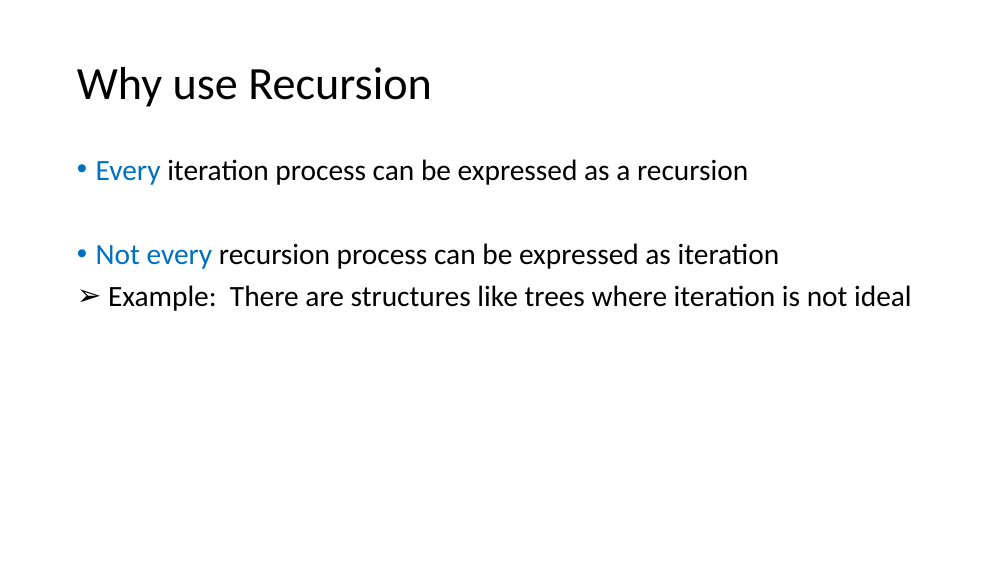
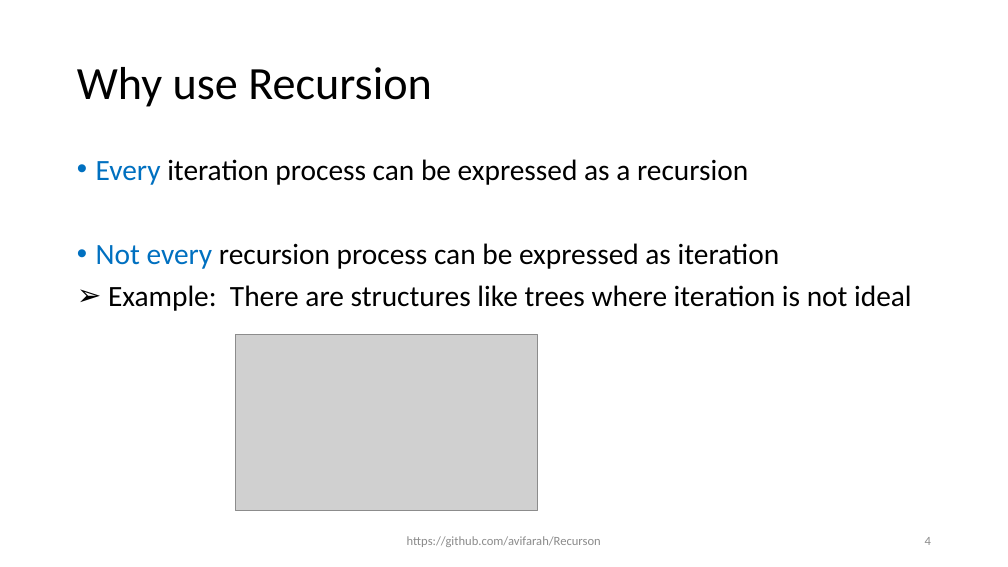
Before and after one commit to avifarah/Recursion, a slide deck: slide 4 of Recursion.pptx. Drawn at 1008x567 pixels with LibreOffice and Linux fonts; fonts in the diff are those of the drawing; grey boxes stand for pictures. Boxes give left, top, right and bottom in pixels: in the first picture for what was removed or moved away, otherwise in the second. Text is boxed around its words. In the diff, an @@ line names an element or a change of style, - is before the commit and + after.

```diff
--- a/Recursion.pptx
+++ b/Recursion.pptx
@@ picture added at box(235, 334, 538, 510) @@
@@ text added at box(407, 536, 601, 547), 12 pt, text #8C8C8C @@
+https://github.com/avifarah/Recurson
@@ page number added at box(925, 537, 931, 545), 12 pt, text #8C8C8C @@
+4
```
Also in this commit, not shown: 9 other slides changed.
